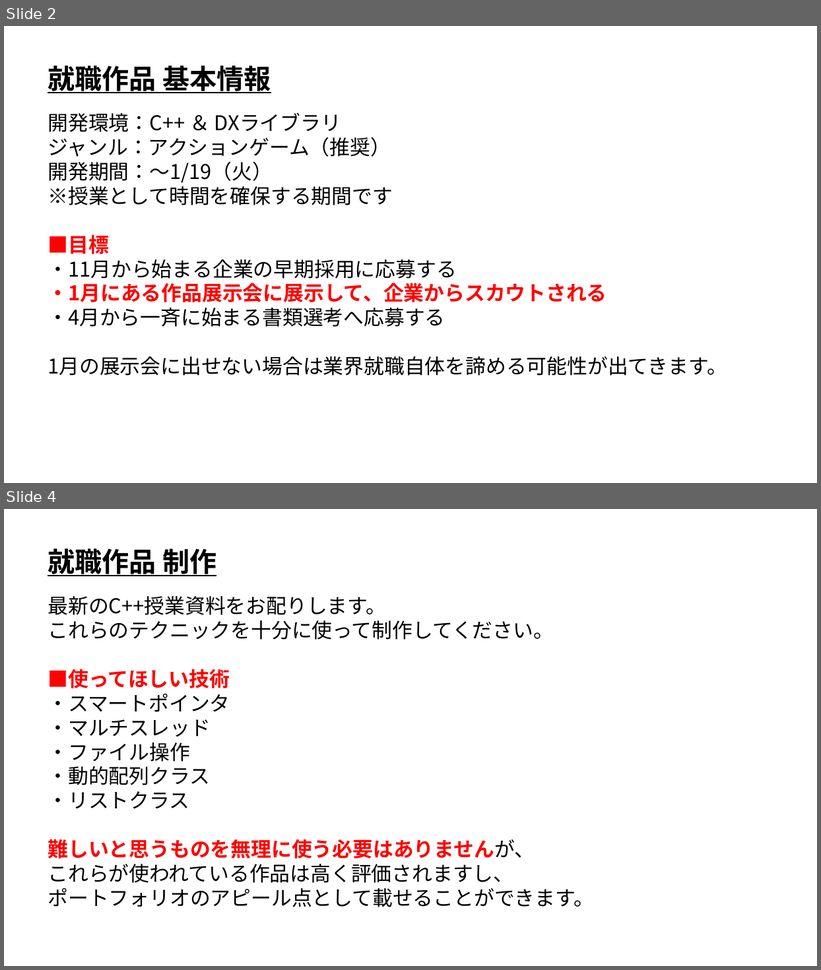
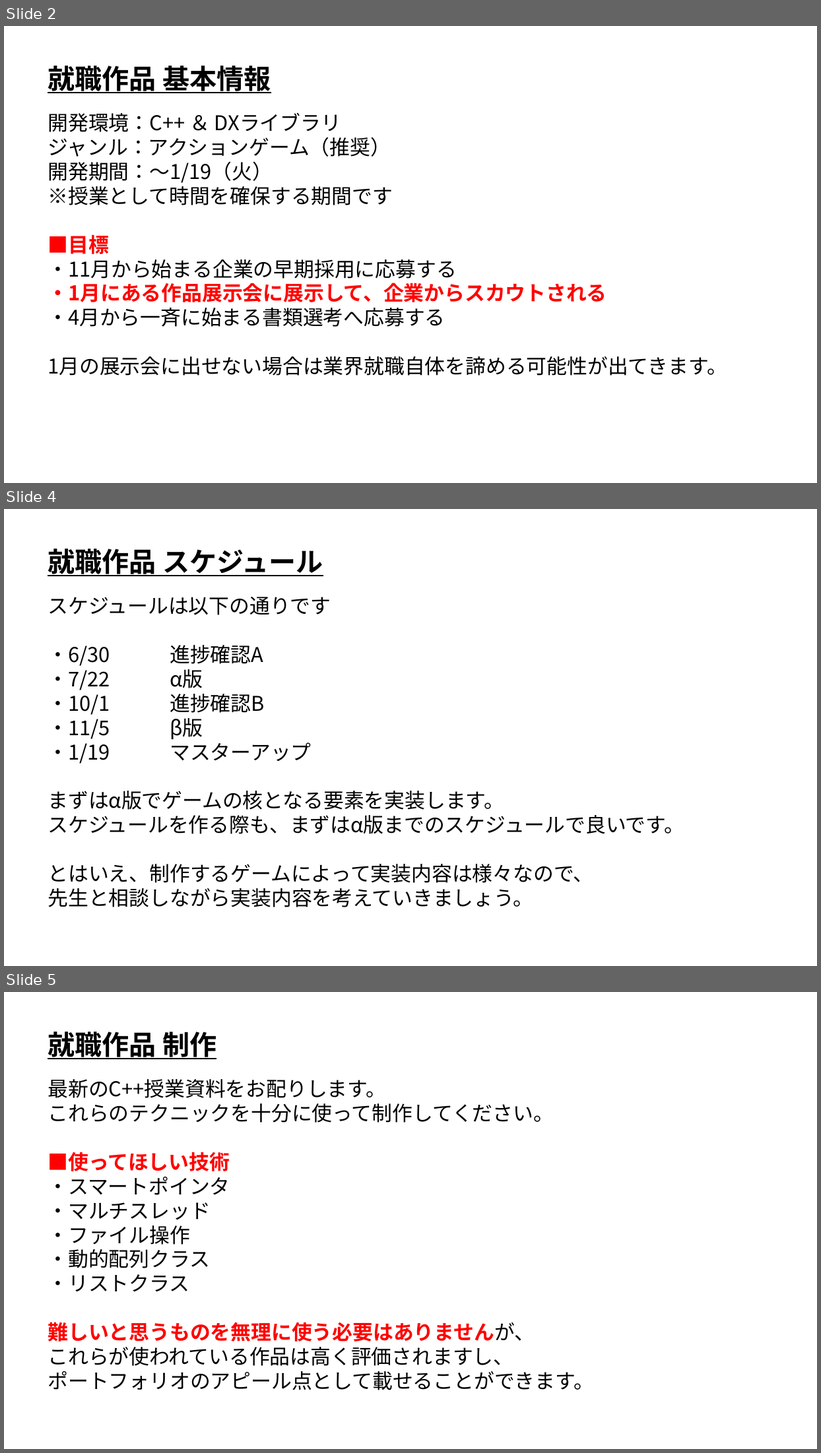
Before and after one commit to ArakiYusuke-Ohara/Textbook, a slide deck: ゲーム科2年/00_前期/ゲーム開発Ⅱ/02_就職作品.pptx. Shown one above the other, each under a label of ours: slides 2 and 4 before the commit, slides 2, 4 and 5 after it; the slides between them are not shown. The pictures are 821x970 and 821x1453 pixels, drawn with LibreOffice and Linux fonts; fonts in the diff are those of the drawing. Boxes give left, top, right and bottom in pixels: in the first picture for what was removed or moved away, otherwise in the second. Text is boxed around its words. In the diff, an @@ line names an element or a change of style, - is before the commit and + after.

```diff
--- a/ゲーム科2年/00_前期/ゲーム開発Ⅱ/02_就職作品.pptx
+++ b/ゲーム科2年/00_前期/ゲーム開発Ⅱ/02_就職作品.pptx
@@ slide 4 added at (4,509,817,966), background #FFFFFF @@
@@ text added at (48,549,323,576), 32 pt, text #000000, bold, underline @@
+就職作品 スケジュール
@@ text added at (48,597,684,908), 24 pt, text #000000 @@
+スケジュールは以下の通りです
+・6/30 進捗確認A
+・7/22 α版
+・10/1 進捗確認B
+・11/5 β版
+・1/19 マスターアップ
+まずはα版でゲームの核となる要素を実装します。
+スケジュールを作る際も、まずはα版までのスケジュールで良いです。
+とはいえ、制作するゲームによって実装内容は様々なので、
+先生と相談しながら実装内容を考えていきましょう。
@@ what was slide 4 is now slide 5 @@
```
Also in this commit, not shown: 1 slide changed, 4 other files.
